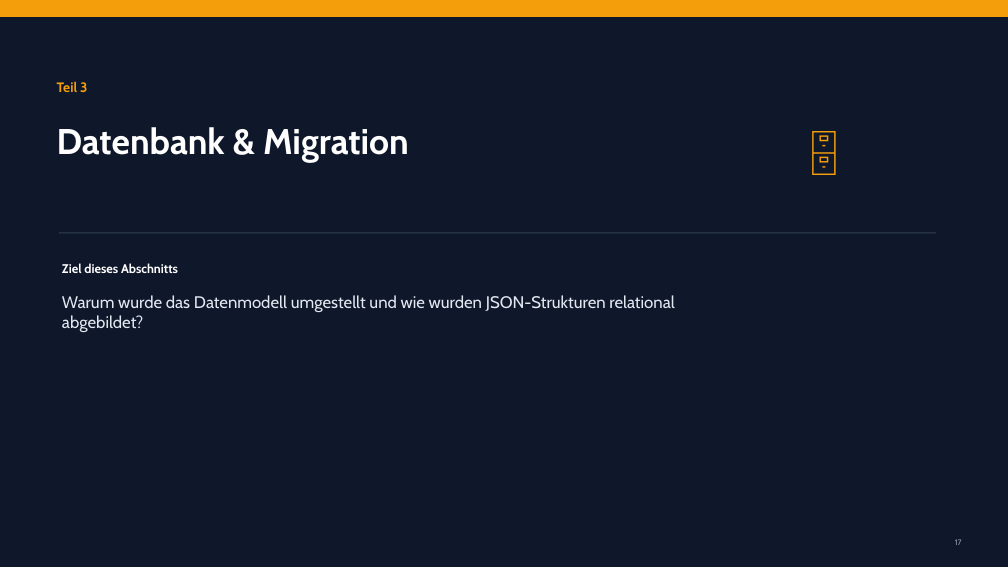
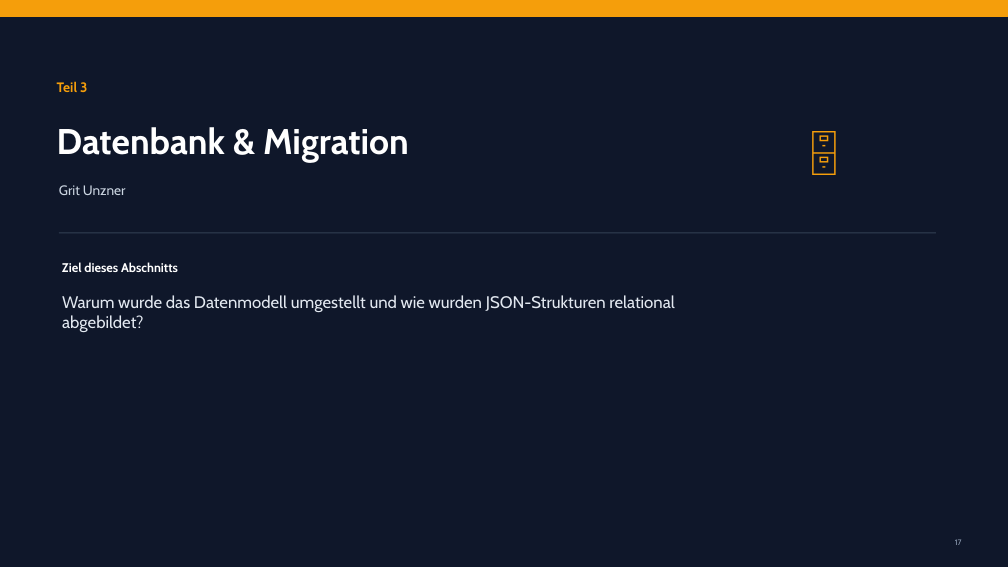
Before and after one commit to noahrsn/Lebens-Finanzplaner, a slide deck: slide 1 of Präsentation/Lebens-Finanzplaner_Praesentation_Grit.pptx. Drawn at 1008x567 pixels with LibreOffice and Linux fonts; fonts in the diff are those of the drawing. Boxes give left, top, right and bottom in pixels: in the first picture for what was removed or moved away, otherwise in the second. Text is boxed around its words. In the diff, an @@ line names an element or a change of style, - is before the commit and + after.

```diff
--- a/Präsentation/Lebens-Finanzplaner_Praesentation_Grit.pptx
+++ b/Präsentation/Lebens-Finanzplaner_Praesentation_Grit.pptx
@@ text added at bbox=[59, 185, 126, 195], 13 pt, text #CBD5E1 @@
+Grit Unzner
```
Also in this commit, not shown: 4 other slides changed, 1 slide removed.
